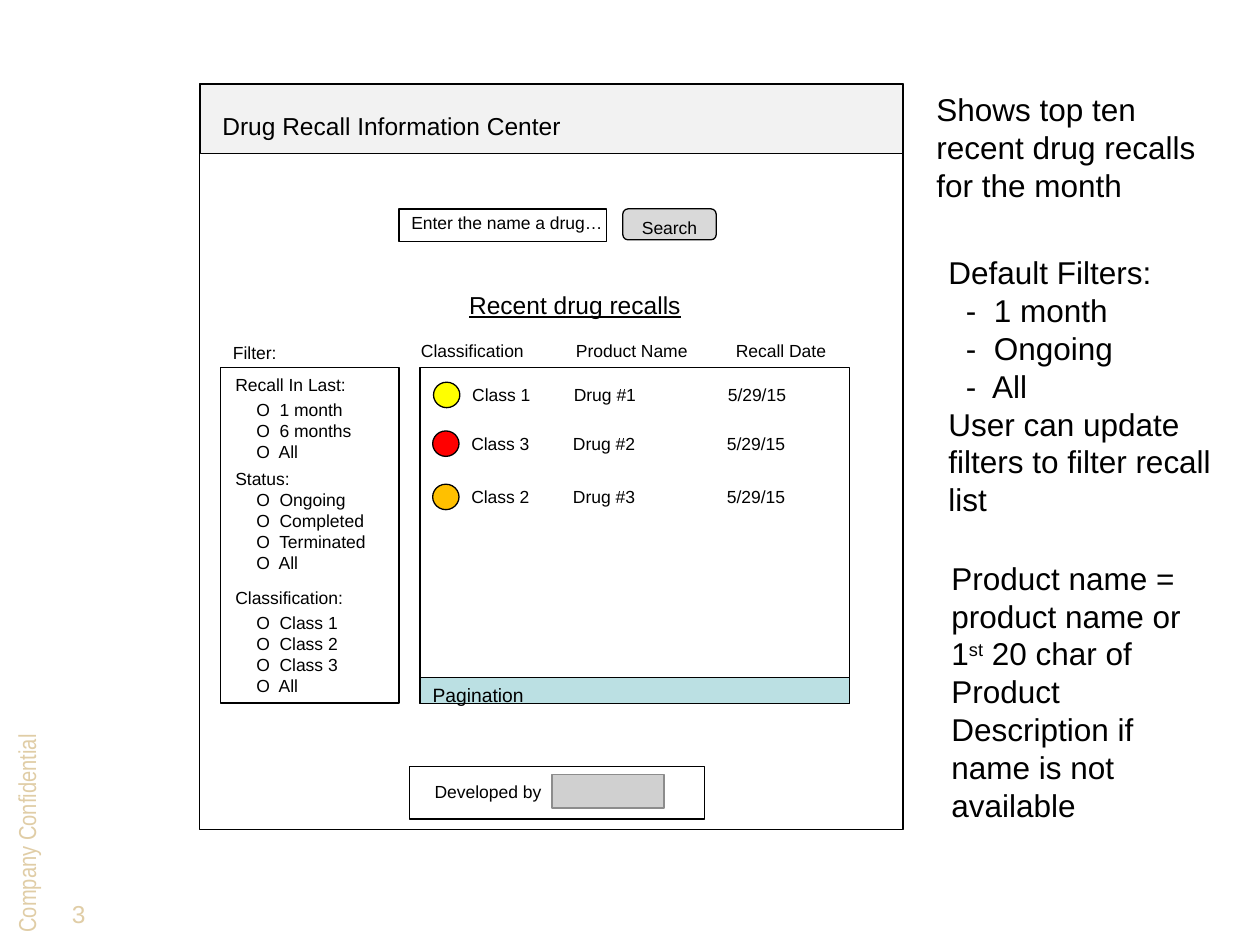
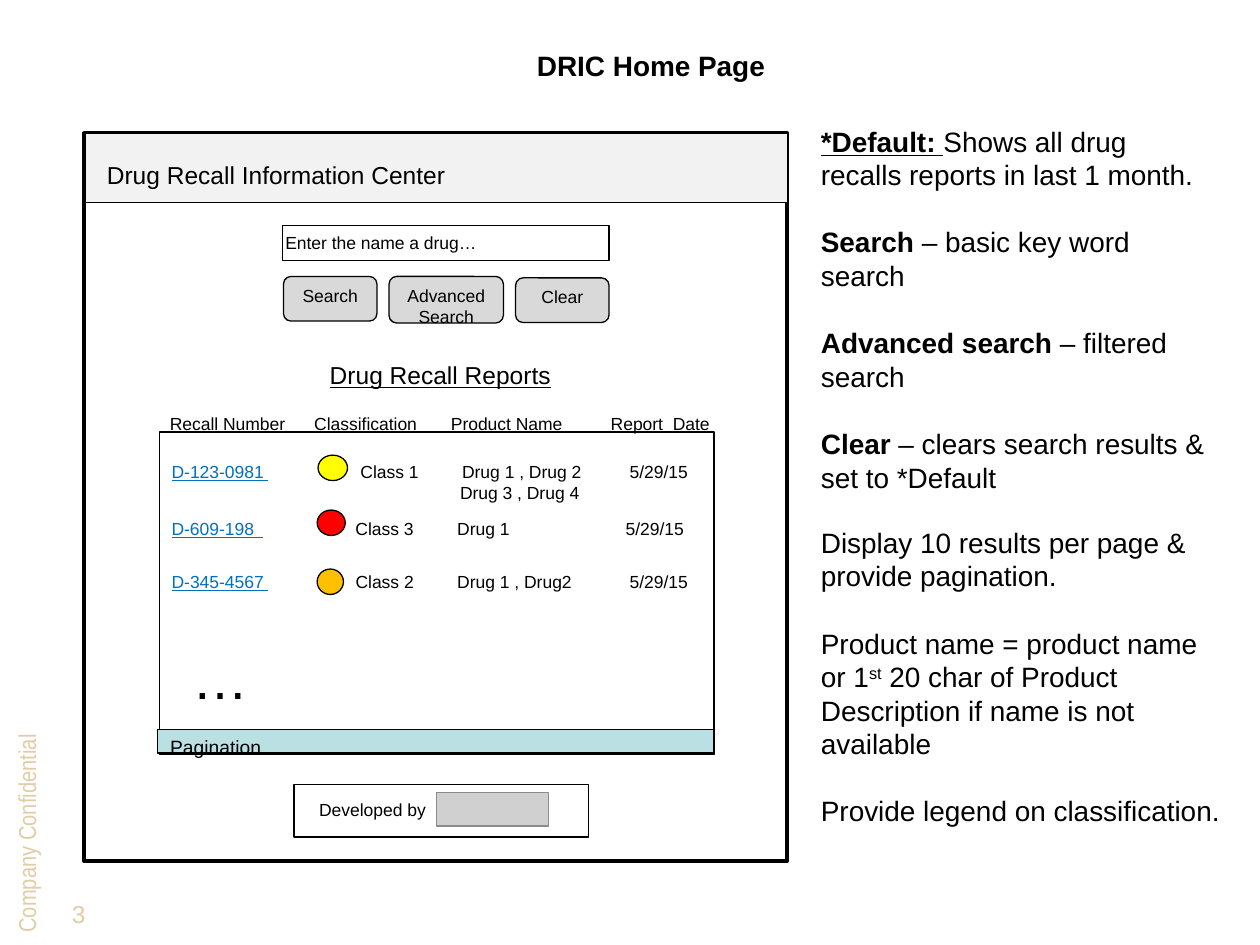
Before and after one commit to DevTechnology/DRIC, a slide deck: slide 3 of Design/Wireframes/DRIC wireframes.pptx. Drawn at 1260x945 pixels with LibreOffice and Linux fonts; fonts in the diff are those of the drawing; grey boxes stand for pictures; background and template pictures are left out. Boxes give left, top, right and bottom in pixels: in the first picture for what was removed or moved away, otherwise in the second. Text is boxed around its words. In the diff, an @@ line names an element or a change of style, - is before the commit and + after.

Commit message:
Updated UI based on user feedback. Added modal pop-up to be mobile friendly.

```diff
--- a/Design/Wireframes/DRIC wireframes.pptx
+++ b/Design/Wireframes/DRIC wireframes.pptx
@@ text added at [537, 56, 765, 81], 16 pt, text #000000, bold @@
+DRIC Home Page
@@ text removed at [936, 98, 1195, 198] @@
-Shows top ten recent drug recalls for the month
@@ rectangle: place and size @@
-rectangle at [199, 84, 902, 830]
+rectangle at [84, 134, 788, 861]
@@ rectangle at [84, 134, 788, 861]: outline #000000 0.75 pt to #000000 2.25 pt @@
@@ rectangle: place and size @@
-rectangle at [200, 84, 902, 154]
+rectangle at [86, 134, 788, 203]
@@ text added at [821, 131, 1193, 489], 16 pt, text #000000 @@
+*Default: Shows all drug recalls reports in last 1 month.
+Search – basic key word search
+Advanced search – filtered search
+Clear – clears search results & set to *Default
@@ text "Drug Recall Information Center": place and size @@
-text "Drug Recall Information Center" at [222, 117, 561, 140]
+text "Drug Recall Information Center" at [107, 166, 445, 189]
@@ text "Enter the name a drug…": place and size @@
-text "Enter the name a drug…" at [411, 216, 602, 233]
+text "Enter the name a drug…" at [285, 236, 476, 253]
@@ rectangle: place and size @@
-rectangle at [399, 209, 607, 242]
+rectangle at [284, 226, 610, 261]
@@ text removed at [948, 261, 1211, 512] @@
-Default Filters:
-- 1 month
-- Ongoing
-- All
-User can update filters to filter recall list
@@ rounded rectangle "Search": place and size @@
-rounded rectangle "Search" at [622, 209, 716, 241]
+rounded rectangle "Search" at [284, 276, 377, 320]
@@ text removed at [469, 296, 681, 319] @@
-Recent drug recalls
@@ text at [170, 417, 563, 433]: text changed @@
-Classification Product Name Recall Date
+Recall Number Classification Product Name Report Date
@@ rectangle: place and size @@
-rectangle at [420, 368, 849, 703]
+rectangle at [159, 432, 713, 755]
@@ text at [172, 465, 688, 482]: text changed @@
-Class 1 Drug #1 5/29/15
+D-123-0981 Class 1 Drug 1 , Drug 2 5/29/15
@@ ellipse: place and size @@
-ellipse at [433, 382, 460, 407]
+ellipse at [318, 455, 346, 480]
@@ text at [172, 522, 684, 539]: text changed @@
-Class 3 Drug #2 5/29/15
+D-609-198 Class 3 Drug 1 5/29/15
@@ ellipse: place and size @@
-ellipse at [432, 431, 459, 456]
+ellipse at [318, 510, 345, 536]
@@ text "Display 10 results per page ...": place and size @@
-text "Display 10 results per page ..." at [951, 567, 1181, 818]
+text "Display 10 results per page ..." at [821, 532, 1220, 827]
@@ text at [821, 532, 1159, 592]: paragraph added @@
+Display 10 results per page & provide pagination.
@@ text at [172, 575, 688, 592]: text changed @@
-Class 2 Drug #3 5/29/15
+D-345-4567 Class 2 Drug 1 , Drug2 5/29/15
@@ ellipse: place and size @@
-ellipse at [432, 484, 459, 509]
+ellipse at [318, 570, 344, 595]
@@ group removed at [220, 346, 399, 703]: 7 texts, 1 rectangle @@
-Filter:
-Recall In Last:
-O 1 month
-O 6 months
-O All
-Status:
-O Ongoing
-O Completed
-O Terminated
-O All
-Classification:
-O Class 1
-O Class 2
-O Class 3
-O All
@@ group added at [180, 276, 609, 730]: 3 texts, 2 rounded rectangles @@
+Drug Recall Reports
+Advanced Search
+Clear
+Drug 3 , Drug 4
+…
@@ text at [821, 633, 1197, 755]: size 18 to 16 pt in "Product name = product name or 1st ..." @@
@@ rectangle "Pagination": place and size @@
-rectangle "Pagination" at [420, 678, 849, 704]
+rectangle "Pagination" at [158, 730, 714, 753]
@@ rectangle: place and size @@
-rectangle at [410, 766, 704, 819]
+rectangle at [294, 785, 588, 838]
@@ text "Developed by": place and size @@
-text "Developed by" at [435, 785, 541, 802]
+text "Developed by" at [319, 803, 425, 820]
@@ picture: place and size @@
-picture at [552, 775, 664, 809]
+picture at [436, 793, 548, 827]
@@ text at [821, 800, 1220, 827]: paragraph added @@
+Provide legend on classification.
```
Also in this commit, not shown: 2 other slides changed, 1 slide added, 1 slide removed.
